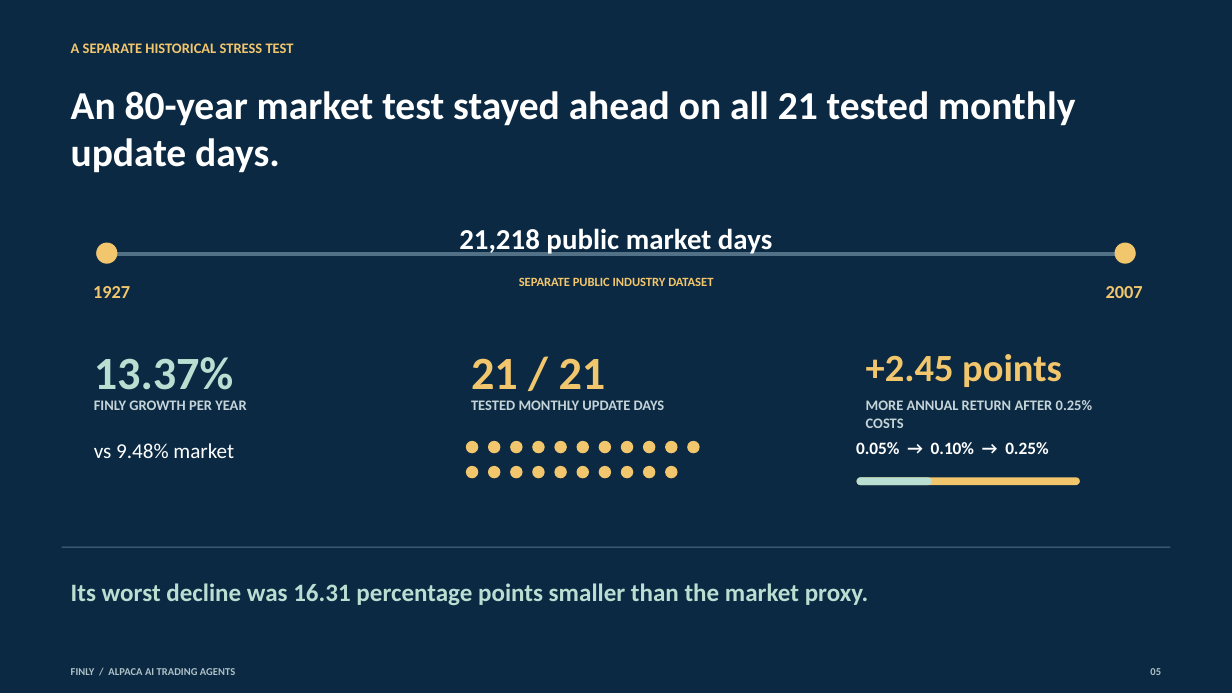
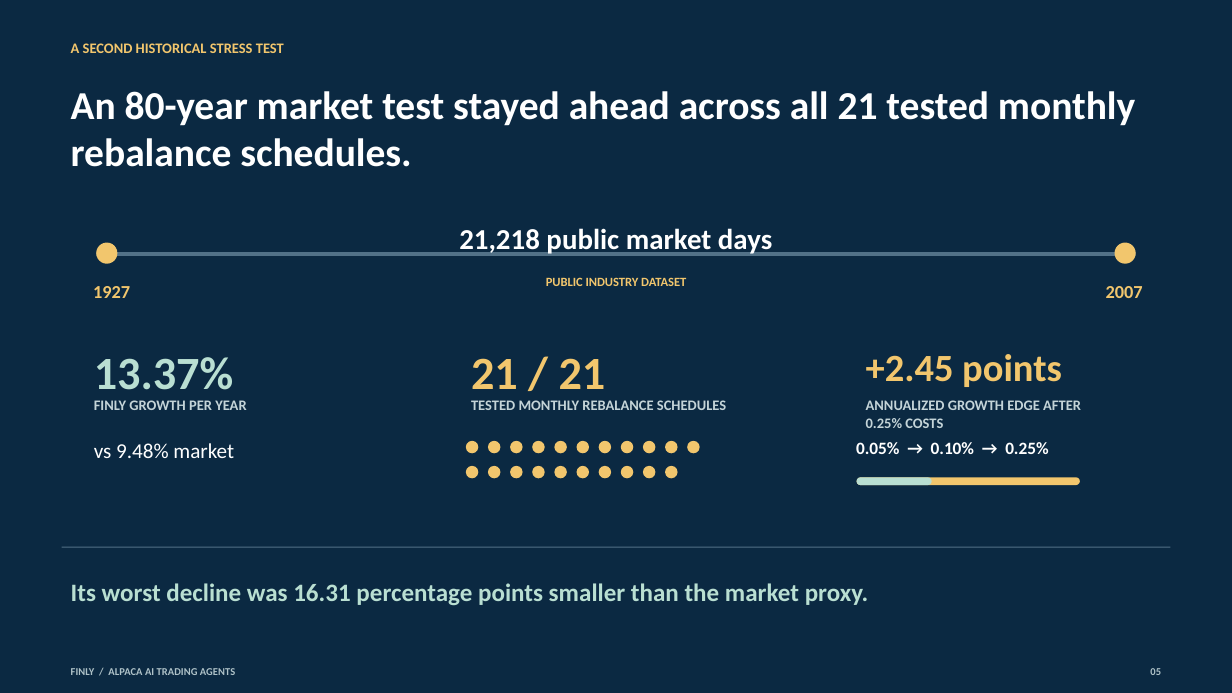
Before and after one commit to owlsowo/finly-bot, a slide deck: slide 5 of public/judge/Finly_Consulting_Deck.pptx. Drawn at 1232x693 pixels with LibreOffice and Linux fonts; fonts in the diff are those of the drawing. Boxes give left, top, right and bottom in pixels: in the first picture for what was removed or moved away, otherwise in the second. Text is boxed around its words. In the diff, an @@ line names an element or a change of style, - is before the commit and + after.

```diff
--- a/public/judge/Finly_Consulting_Deck.pptx
+++ b/public/judge/Finly_Consulting_Deck.pptx
@@ text at (71, 43, 284, 53): text changed @@
-A SEPARATE HISTORICAL STRESS TEST
+A SECOND HISTORICAL STRESS TEST
@@ text at (71, 91, 1135, 167): text changed @@
-An 80-year market test stayed ahead on all 21 tested monthly update days.
+An 80-year market test stayed ahead across all 21 tested monthly rebalance schedules.
@@ text at (546, 277, 686, 286): text changed @@
-SEPARATE PUBLIC INDUSTRY DATASET
+PUBLIC INDUSTRY DATASET
@@ text at (471, 400, 726, 410): text changed @@
-TESTED MONTHLY UPDATE DAYS
+TESTED MONTHLY REBALANCE SCHEDULES
@@ text at (866, 400, 1081, 428): text changed @@
-MORE ANNUAL RETURN AFTER 0.25% COSTS
+ANNUALIZED GROWTH EDGE AFTER 0.25% COSTS
```
Also in this commit, not shown: 6 other slides changed, 38 other files.
